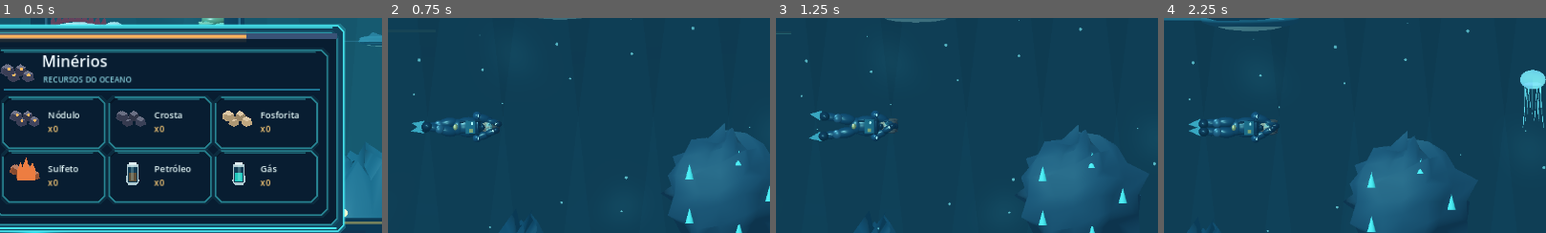
Above: before the commit, frames 1-4 (left to right).
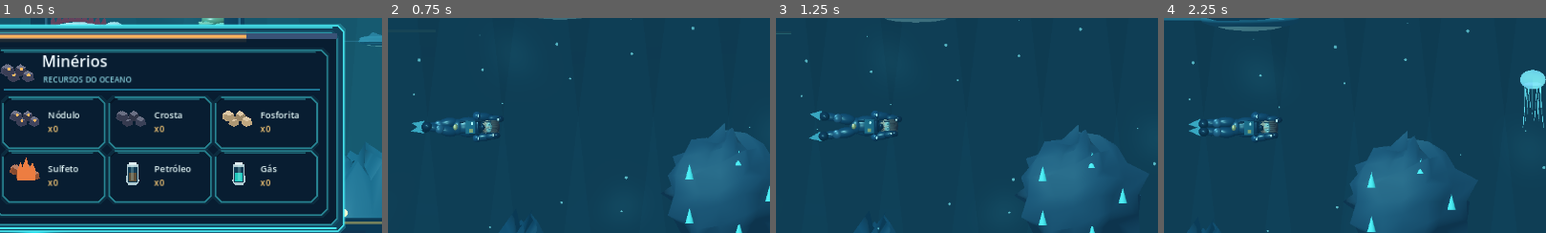
Above: after the commit, the same moments.

Repository: Esaneto/Abyssal-Godot
Game: Godot game, scene res://scenes/main.tscn
Two runs of this game, one before a commit and one after it. Both use one fixed random seed, a clock stepped at 60 frames per second and the inputs below.
Inputs (mouse positions are % of the whole screen's width and height, from its top left):
- Up to frame 1 (0.5 s): no input
- Up to frame 2 (0.75 s): tap Enter at 0.5 s; move the mouse to (72, 45) at 0.52 s; hold D (move_right) from 0.53 s (still down); hold G (extract) from 0.53 s (still down); click (72, 45) at 0.67 s
- Up to frame 3 (1.25 s): keep holding D (move_right); keep holding G (extract); tap Space at 0.77, 1.07 s
- Up to frame 4 (2.25 s): release D (move_right) at 1.25 s; release G (extract) at 1.25 s; drag from (30, 55) to (45, 70) at 1.27 s; move the mouse to (60, 28) at 2.02 s; hold D (move_right) from 2.03 s (still down); tap 1 at 2.1 s
The pictures show only the part of the screen within x 45-95%, y 24-74%; the shares and areas given below are measured in that part.

Frame 1 is identical in both runs. In frame 2, 0.2% of the frame differs, in the area x 24-30%, y 44-56%; in frame 3, 0.3%, in the area x 26-32%, y 44-56%; in frame 4, 0.3%.

Commit message:
Extend both swimming arms ahead of visor, preserving visibility of the face

Diff:
--- a/scripts/visuals3d/diver.gd
+++ b/scripts/visuals3d/diver.gd
@@ -145,10 +145,10 @@
 		pivot.rotation.z = -PI*0.5 if facing_right else PI*0.5
 		pivot.rotation.x = 0.10*sin(t*1.2)
 		pivot.position.y = 0.04*sin(t*2.0)
-		arm_l.rotation.z = 2.77+0.10*sin(beat)
-		arm_r.rotation.z = -2.77-0.10*sin(beat+0.8)
-		arm_l.rotation.x = -0.12
-		arm_r.rotation.x = 0.13
+		arm_l.rotation.z = PI-0.07+0.035*sin(beat)
+		arm_r.rotation.z = -PI+0.07-0.035*sin(beat+0.8)
+		arm_l.rotation.x = -0.22
+		arm_r.rotation.x = 0.22
 		leg_l.rotation.z = sway*0.24
 		leg_r.rotation.z = -sway*0.24
 		leg_l.rotation.x = sway*0.13
